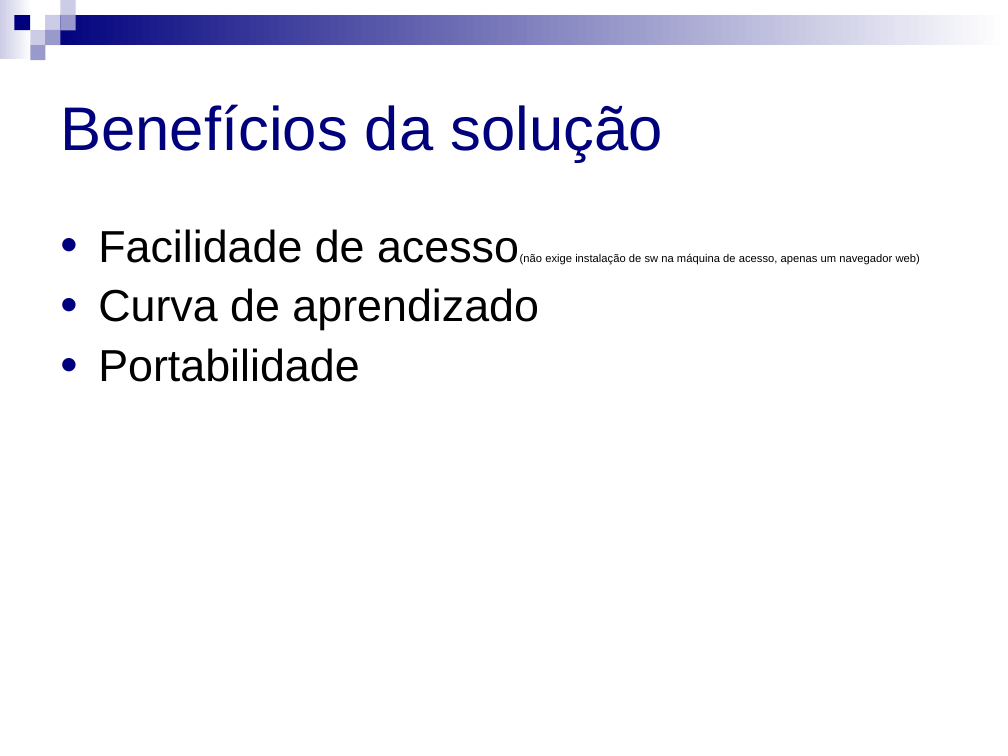
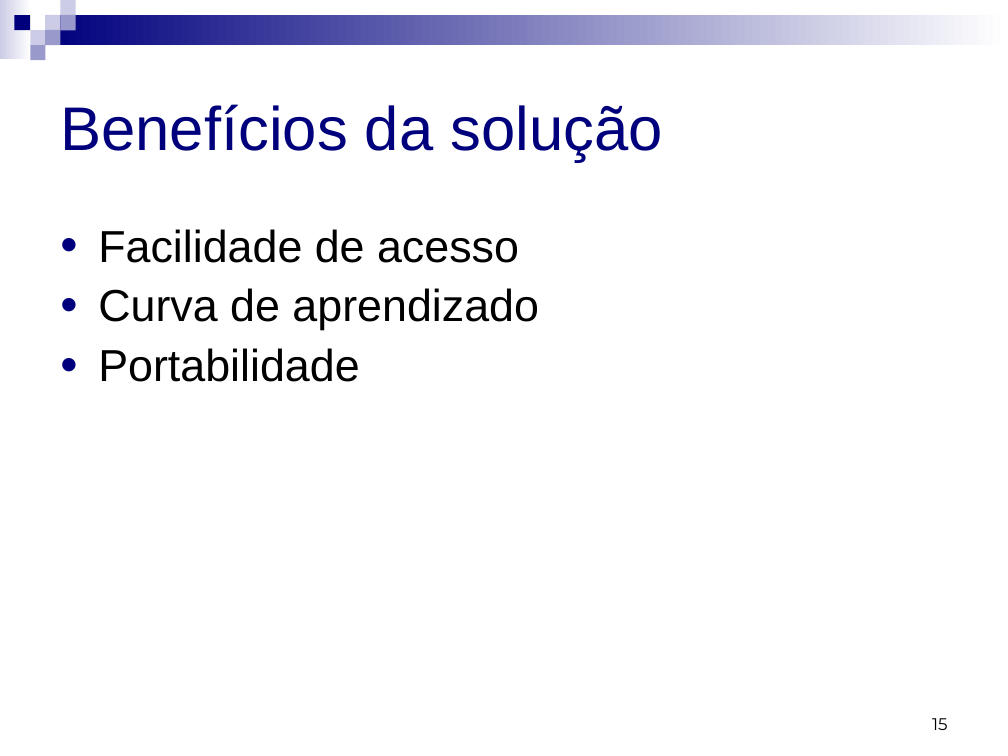
Before and after one commit to micheldavid/tcc-michel, a slide deck: slide 15 of Apresentação/Michel David da Costa - Apresentação.ppt (slide 14 before the commit). Drawn at 1008x756 pixels with LibreOffice and Linux fonts; fonts in the diff are those of the drawing. Boxes give left, top, right and bottom in pixels: in the first picture for what was removed or moved away, otherwise in the second. Text is boxed around its words. In the diff, an @@ line names an element or a change of style, - is before the commit and + after.

```diff
--- a/Apresentação/Michel David da Costa - Apresentação.ppt
+++ b/Apresentação/Michel David da Costa - Apresentação.ppt
@@ text at [98,229,519,263]: text changed; size 8 to 32 pt @@
-• Facilidade de acesso(não exige instalação de sw na máquina de acesso, apenas um navegador web)
+• Facilidade de acesso
@@ page number added at [932,718,948,730], 12 pt, text #000000 @@
+15
```
Also in this commit, not shown: 6 other slides changed, 2 slides added, 1 slide removed.
